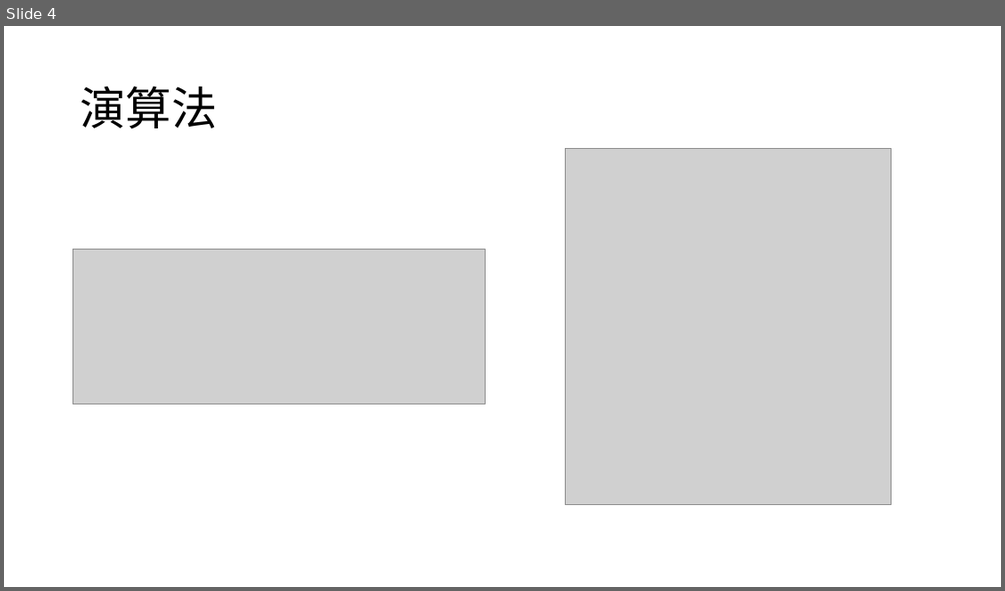
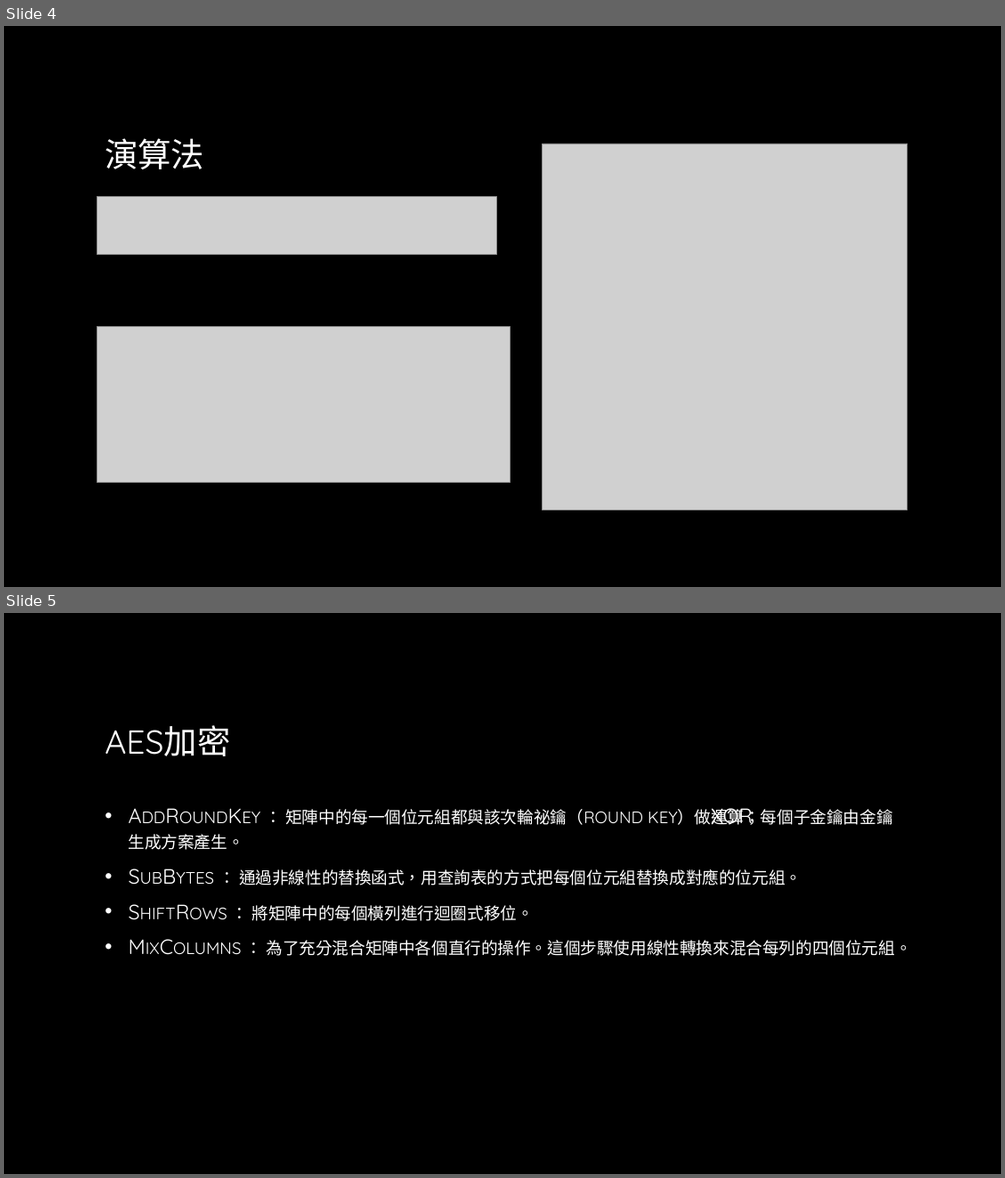
Before and after one commit to 106820026/ChatRoom, a slide deck: 聊天室之訊息加密= =.pptx. Shown one above the other, each under a label of ours: slide 4 before the commit, slides 4 and 5 after it. The pictures are 1005x591 and 1005x1178 pixels, drawn with LibreOffice and Linux fonts; fonts in the diff are those of the drawing; grey boxes stand for pictures; background and template pictures are left out. Boxes give left, top, right and bottom in pixels: in the first picture for what was removed or moved away, otherwise in the second. Text is boxed around its words. In the diff, an @@ line names an element or a change of style, - is before the commit and + after.

```diff
--- a/聊天室之訊息加密= =.pptx
+++ b/聊天室之訊息加密= =.pptx
@@ slide 5 added at box(4, 613, 1001, 1174), background picture (left out) @@
@@ title added at box(105, 725, 230, 756), 32 pt, text gradient #FFFFFF to #A6A6A6 @@
+AES加密
@@ text added at box(129, 808, 911, 956), 20 pt, text gradient #FFFFFF to #BFBFBF, small capitals @@
+• AddRoundKey ： 矩陣中的每一個位元組都與該次輪祕鑰（round key）做XOR運算；每個子金鑰由金鑰生成方案產生。
+• SubBytes ： 通過非線性的替換函式，用查詢表的方式把每個位元組替換成對應的位元組。
+• ShiftRows ： 將矩陣中的每個橫列進行迴圈式移位。
+• MixColumns ： 為了充分混合矩陣中各個直行的操作。這個步驟使用線性轉換來混合每列的四個位元組。
@@ slide 4 changed as well @@
@@ background #FFFFFF to picture (left out) @@
@@ title "演算法": place and size @@
-title "演算法" at box(80, 86, 217, 129)
+title "演算法" at box(105, 138, 204, 169)
@@ title "演算法" at box(105, 138, 204, 169): size 44 to 32 pt, text colour #000000 to gradient #FFFFFF to #A6A6A6; line spacing 0.9 to 1 @@
@@ picture: place and size @@
-picture at box(565, 149, 890, 505)
+picture at box(542, 143, 907, 509)
@@ picture added at box(97, 197, 497, 254) @@
@@ picture: place and size @@
-picture at box(73, 248, 485, 404)
+picture at box(97, 327, 510, 483)
```
Also in this commit, not shown: 3 other slides changed, 4 other slides added, 1 slide removed, 4 other files.
